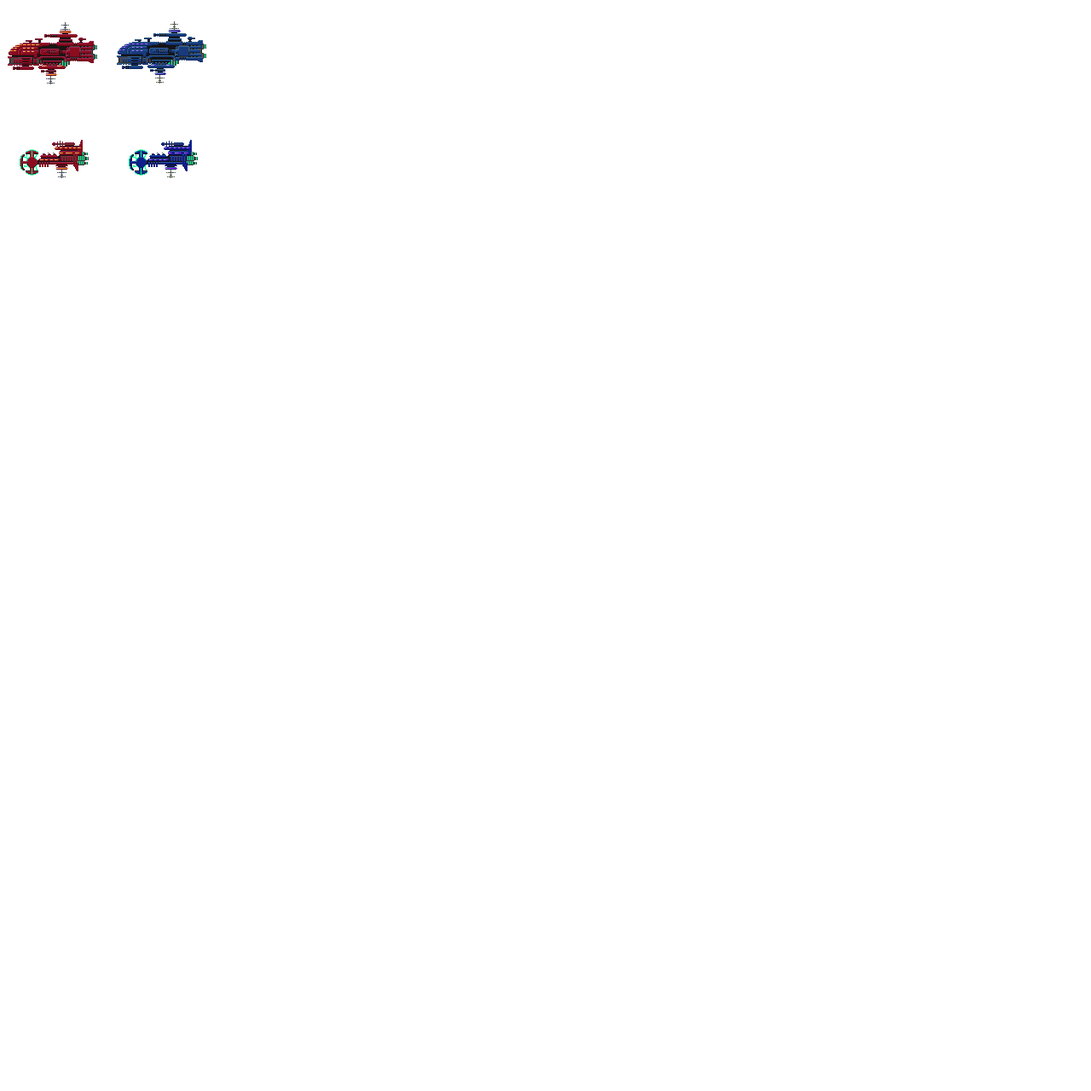
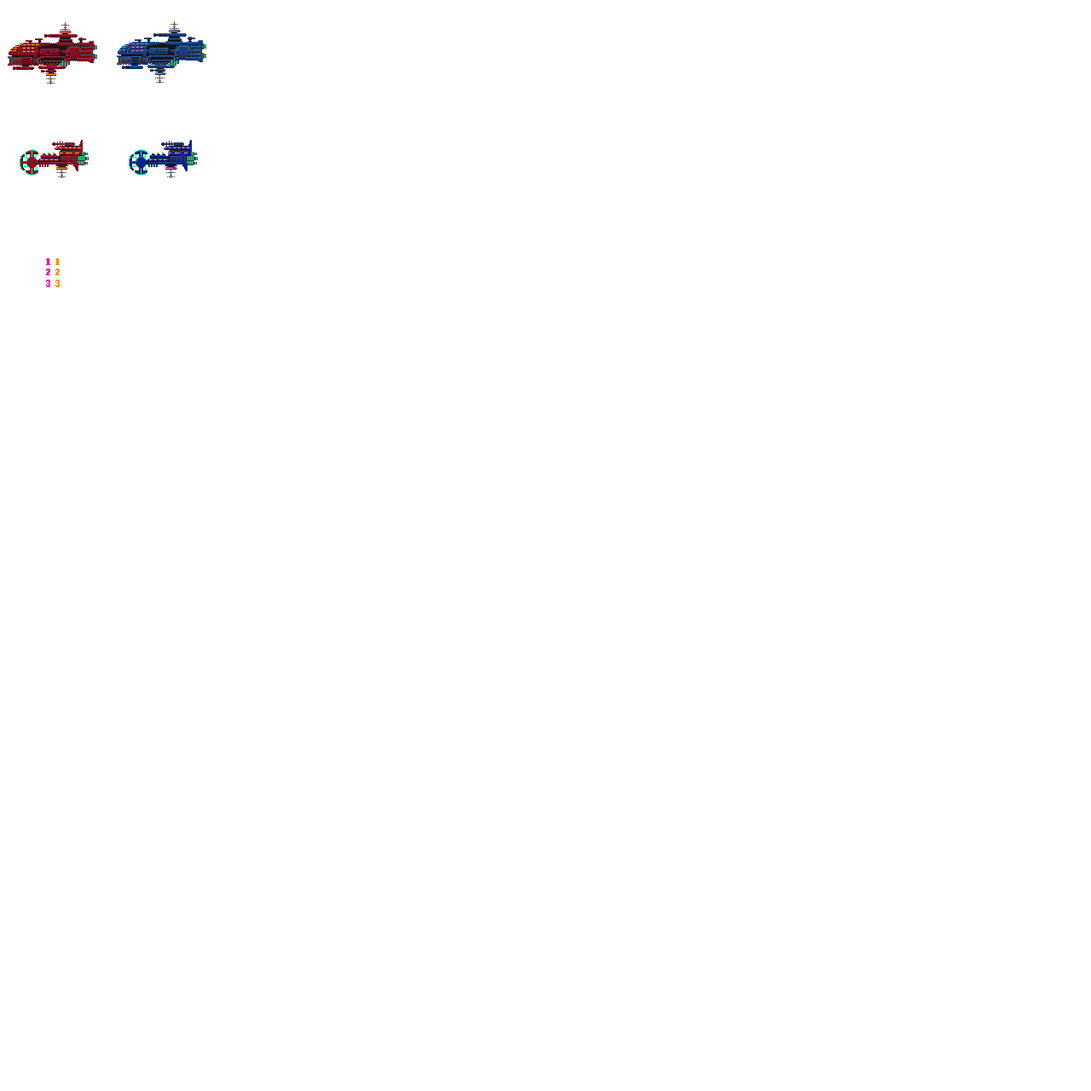
Revision of a layered w=1091, h=1091 image; what changed, layer by layer:
added layer "Layer 3" above "BlueD copy" over left=46, top=258, right=60, bottom=288
added layer "Layer 2" above "BlueD" over left=118, top=30, right=181, bottom=75
painted on "BlueD" over left=118, top=30, right=191, bottom=169
hid "Layer 1", painted on it over left=46, top=30, right=191, bottom=288
